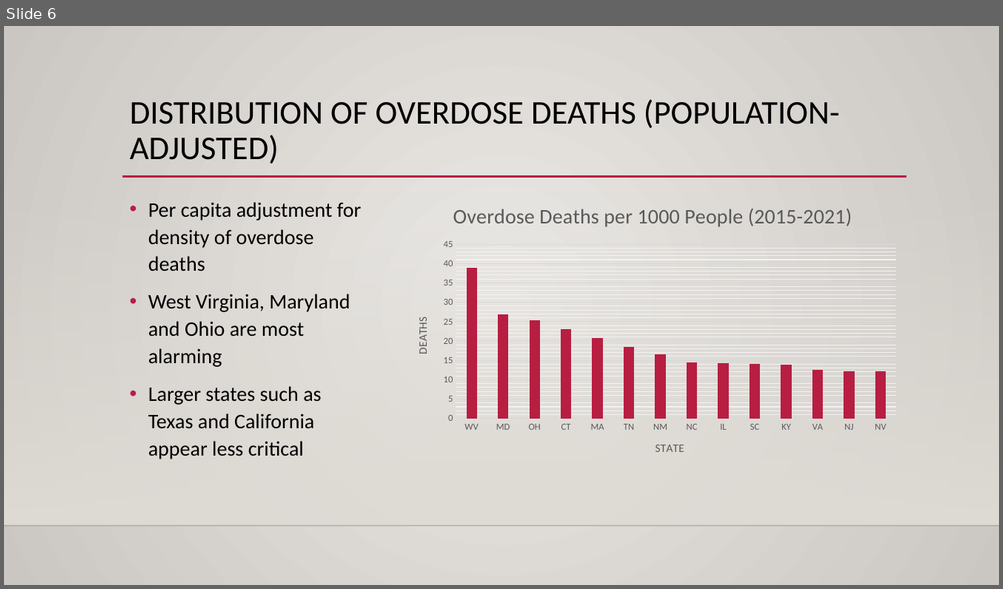
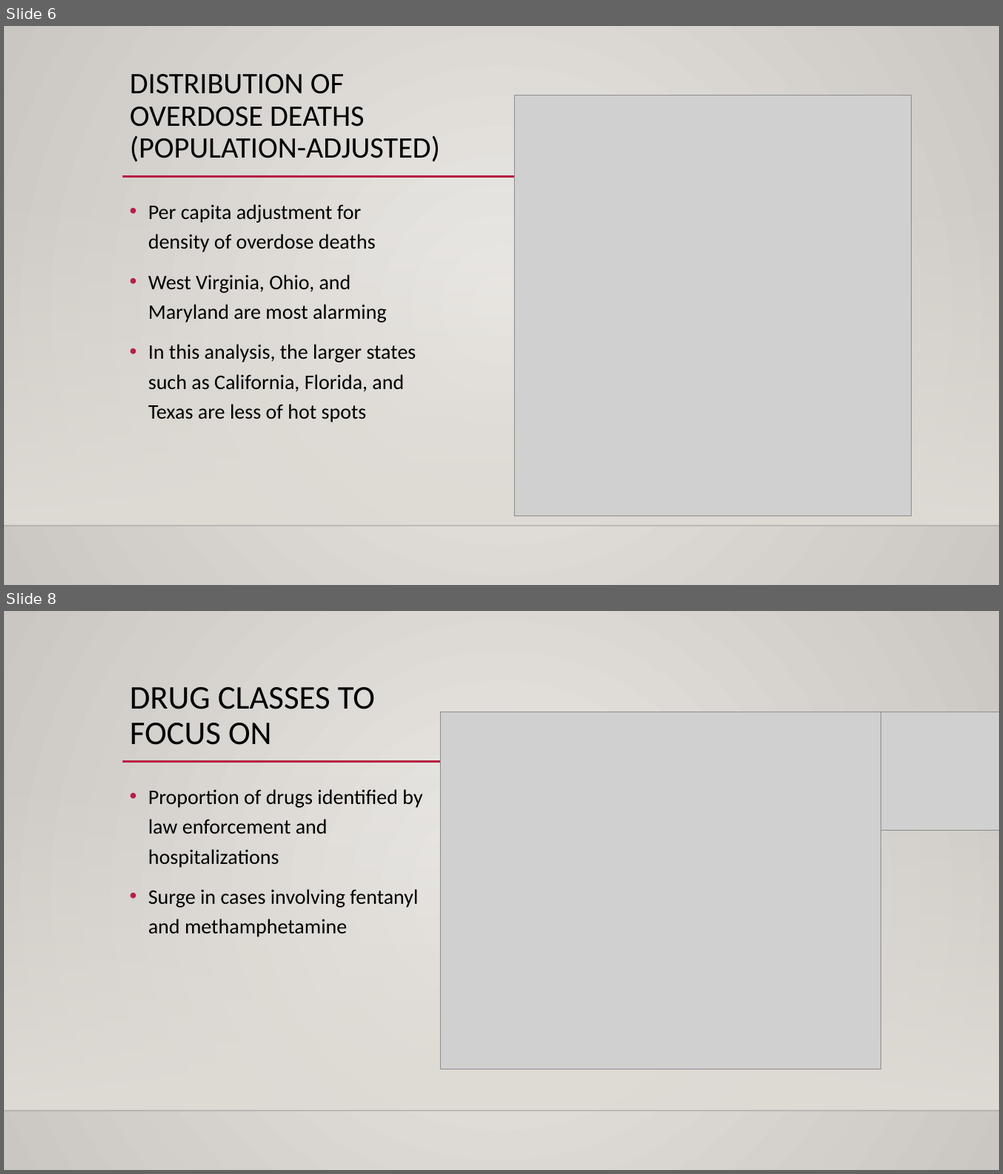
Before and after one commit to colinmcmorrow/opioid_overdose_analysis, a slide deck: overdose_prevention_presentation.pptx. Shown one above the other, each under a label of ours: slide 6 before the commit, slides 6 and 8 after it; the slides between them are not shown. The pictures are 1003x589 and 1003x1174 pixels, drawn with LibreOffice and Linux fonts; fonts in the diff are those of the drawing; grey boxes stand for pictures; background and template pictures are left out. Boxes give left, top, right and bottom in pixels: in the first picture for what was removed or moved away, otherwise in the second. Text is boxed around its words. In the diff, an @@ line names an element or a change of style, - is before the commit and + after.

```diff
--- a/overdose_prevention_presentation.pptx
+++ b/overdose_prevention_presentation.pptx
@@ slide 8 added at bbox=[4, 611, 999, 1170], background gradient #ECEAE7 to #CAC7C1; not listed: 3 template elements that a slide beside it also shows @@
@@ title added at bbox=[130, 687, 375, 745], 32 pt, text #000000 @@
+DRUG CLASSES TO
+FOCUS ON
@@ picture added at bbox=[441, 712, 881, 1070] @@
@@ picture added at bbox=[881, 712, 999, 831] @@
@@ text added at bbox=[148, 789, 422, 937], 20 pt, text #000000 @@
+• Proportion of drugs identified by law enforcement and hospitalizations
+• Surge in cases involving fentanyl and methamphetamine
@@ slide 6 changed as well @@
@@ title "DISTRIBUTION OF OVERDOSE DEATHS (POPULATION-ADJUSTED)": place and size @@
-title "DISTRIBUTION OF OVERDOSE DEATHS (POPULATION-ADJUSTED)" at bbox=[130, 99, 839, 164]
+title "DISTRIBUTION OF OVERDOSE DEATHS (POPULATION-ADJUSTED)" at bbox=[130, 74, 440, 162]
@@ title "DISTRIBUTION OF OVERDOSE DEATHS (POPULATION-ADJUSTED)" at bbox=[130, 74, 440, 162]: size 32 to 28.8 pt @@
@@ picture added at bbox=[515, 96, 911, 517] @@
@@ column chart removed at bbox=[399, 191, 907, 471] @@
-title "Overdose Deaths per 1000 People (2015-2021) "
-categories: WV, MD, OH, CT, MA, TN, NM, NC, IL, SC, KY, VA, NJ, NV
-Series 1: 39, 27, 25, 23, 21, 18, 17, 14, 14, 14, 14, 12, 12, 12
@@ text at bbox=[148, 204, 375, 252]: line spacing 1.1 to 1.2 @@
@@ text at bbox=[148, 275, 416, 423]: text changed @@
-• West Virginia, Maryland and Ohio are most alarming
-• Larger states such as Texas and California appear less critical
+• West Virginia, Ohio, and Maryland are most alarming
+• In this analysis, the larger states such as California, Florida, and Texas are less of hot spots
```
Also in this commit, not shown: 6 other slides changed, 2 other slides added, 1 slide removed, 2 other files.
